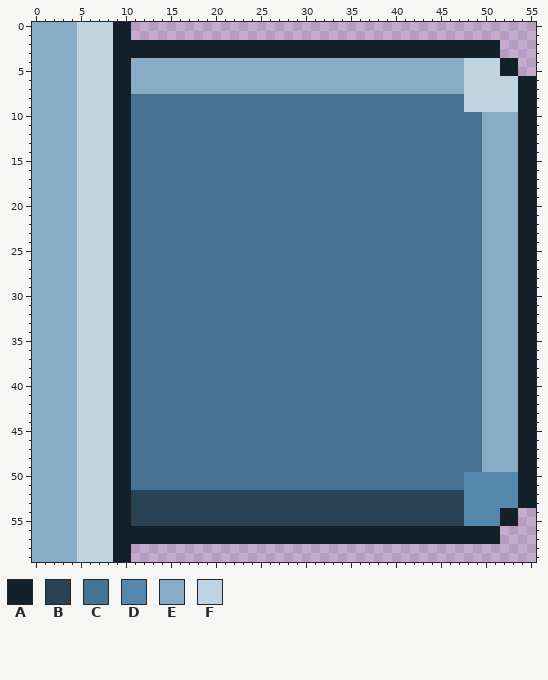
Pixel-art sprite, stored at textures/base/pack/tab_right_active.png. This is how it looked before the edit.
The file is 57x60 pixels. Pixels under 10% opacity are left out. Colours within 5 levels of each other are drawn and written as one. The old version is drawn lined up with the new one, on the new canvas.
Palette (. is transparent): A #142029  B #284153  C #467393  D #5387ac  E #88acc5  F #c0d3e1
Pixels before (only the part around the change), first column x 0:
 0 EEEEEFFFFAA.............................................
 1 EEEEEFFFFAA.............................................
 2 EEEEEFFFFAAAAAAAAAAAAAAAAAAAAAAAAAAAAAAAAAAAAAAAAAAA....
 3 EEEEEFFFFAAAAAAAAAAAAAAAAAAAAAAAAAAAAAAAAAAAAAAAAAAA....
 4 EEEEEFFFFAAEEEEEEEEEEEEEEEEEEEEEEEEEEEEEEEEEEEEEFFFFAA..
 5 EEEEEFFFFAAEEEEEEEEEEEEEEEEEEEEEEEEEEEEEEEEEEEEEFFFFAA..
 6 EEEEEFFFFAAEEEEEEEEEEEEEEEEEEEEEEEEEEEEEEEEEEEEEFFFFFFAA
 7 EEEEEFFFFAAEEEEEEEEEEEEEEEEEEEEEEEEEEEEEEEEEEEEEFFFFFFAA
 8 EEEEEFFFFAACCCCCCCCCCCCCCCCCCCCCCCCCCCCCCCCCCCCCFFFFFFAA
 9 EEEEEFFFFAACCCCCCCCCCCCCCCCCCCCCCCCCCCCCCCCCCCCCFFFFFFAA
10 EEEEEFFFFAACCCCCCCCCCCCCCCCCCCCCCCCCCCCCCCCCCCCCCCEEEEAA
11 EEEEEFFFFAACCCCCCCCCCCCCCCCCCCCCCCCCCCCCCCCCCCCCCCEEEEAA
12 EEEEEFFFFAACCCCCCCCCCCCCCCCCCCCCCCCCCCCCCCCCCCCCCCEEEEAA
13 EEEEEFFFFAACCCCCCCCCCCCCCCCCCCCCCCCCCCCCCCCCCCCCCCEEEEAA
14 EEEEEFFFFAACCCCCCCCCCCCCCCCCCCCCCCCCCCCCCCCCCCCCCCEEEEAA
15 EEEEEFFFFAACCCCCCCCCCCCCCCCCCCCCCCCCCCCCCCCCCCCCCCEEEEAA
16 EEEEEFFFFAACCCCCCCCCCCCCCCCCCCCCCCCCCCCCCCCCCCCCCCEEEEAA
17 EEEEEFFFFAACCCCCCCCCCCCCCCCCCCCCCCCCCCCCCCCCCCCCCCEEEEAA
18 EEEEEFFFFAACCCCCCCCCCCCCCCCCCCCCCCCCCCCCCCCCCCCCCCEEEEAA
19 EEEEEFFFFAACCCCCCCCCCCCCCCCCCCCCCCCCCCCCCCCCCCCCCCEEEEAA
20 EEEEEFFFFAACCCCCCCCCCCCCCCCCCCCCCCCCCCCCCCCCCCCCCCEEEEAA
21 EEEEEFFFFAACCCCCCCCCCCCCCCCCCCCCCCCCCCCCCCCCCCCCCCEEEEAA
22 EEEEEFFFFAACCCCCCCCCCCCCCCCCCCCCCCCCCCCCCCCCCCCCCCEEEEAA
23 EEEEEFFFFAACCCCCCCCCCCCCCCCCCCCCCCCCCCCCCCCCCCCCCCEEEEAA
24 EEEEEFFFFAACCCCCCCCCCCCCCCCCCCCCCCCCCCCCCCCCCCCCCCEEEEAA
25 EEEEEFFFFAACCCCCCCCCCCCCCCCCCCCCCCCCCCCCCCCCCCCCCCEEEEAA
26 EEEEEFFFFAACCCCCCCCCCCCCCCCCCCCCCCCCCCCCCCCCCCCCCCEEEEAA
27 EEEEEFFFFAACCCCCCCCCCCCCCCCCCCCCCCCCCCCCCCCCCCCCCCEEEEAA
28 EEEEEFFFFAACCCCCCCCCCCCCCCCCCCCCCCCCCCCCCCCCCCCCCCEEEEAA
29 EEEEEFFFFAACCCCCCCCCCCCCCCCCCCCCCCCCCCCCCCCCCCCCCCEEEEAA
30 EEEEEFFFFAACCCCCCCCCCCCCCCCCCCCCCCCCCCCCCCCCCCCCCCEEEEAA
31 EEEEEFFFFAACCCCCCCCCCCCCCCCCCCCCCCCCCCCCCCCCCCCCCCEEEEAA
32 EEEEEFFFFAACCCCCCCCCCCCCCCCCCCCCCCCCCCCCCCCCCCCCCCEEEEAA
33 EEEEEFFFFAACCCCCCCCCCCCCCCCCCCCCCCCCCCCCCCCCCCCCCCEEEEAA
34 EEEEEFFFFAACCCCCCCCCCCCCCCCCCCCCCCCCCCCCCCCCCCCCCCEEEEAA
35 EEEEEFFFFAACCCCCCCCCCCCCCCCCCCCCCCCCCCCCCCCCCCCCCCEEEEAA
36 EEEEEFFFFAACCCCCCCCCCCCCCCCCCCCCCCCCCCCCCCCCCCCCCCEEEEAA
37 EEEEEFFFFAACCCCCCCCCCCCCCCCCCCCCCCCCCCCCCCCCCCCCCCEEEEAA
38 EEEEEFFFFAACCCCCCCCCCCCCCCCCCCCCCCCCCCCCCCCCCCCCCCEEEEAA
39 EEEEEFFFFAACCCCCCCCCCCCCCCCCCCCCCCCCCCCCCCCCCCCCCCEEEEAA
40 EEEEEFFFFAACCCCCCCCCCCCCCCCCCCCCCCCCCCCCCCCCCCCCCCEEEEAA
41 EEEEEFFFFAACCCCCCCCCCCCCCCCCCCCCCCCCCCCCCCCCCCCCCCEEEEAA
42 EEEEEFFFFAACCCCCCCCCCCCCCCCCCCCCCCCCCCCCCCCCCCCCCCEEEEAA
43 EEEEEFFFFAACCCCCCCCCCCCCCCCCCCCCCCCCCCCCCCCCCCCCCCEEEEAA
44 EEEEEFFFFAACCCCCCCCCCCCCCCCCCCCCCCCCCCCCCCCCCCCCCCEEEEAA
45 EEEEEFFFFAACCCCCCCCCCCCCCCCCCCCCCCCCCCCCCCCCCCCCCCEEEEAA
46 EEEEEFFFFAACCCCCCCCCCCCCCCCCCCCCCCCCCCCCCCCCCCCCCCEEEEAA
47 EEEEEFFFFAACCCCCCCCCCCCCCCCCCCCCCCCCCCCCCCCCCCCCCCEEEEAA
48 EEEEEFFFFAACCCCCCCCCCCCCCCCCCCCCCCCCCCCCCCCCCCCCCCEEEEAA
49 EEEEEFFFFAACCCCCCCCCCCCCCCCCCCCCCCCCCCCCCCCCCCCCCCEEEEAA
50 EEEEEFFFFAACCCCCCCCCCCCCCCCCCCCCCCCCCCCCCCCCCCCCDDDDDDAA
51 EEEEEFFFFAACCCCCCCCCCCCCCCCCCCCCCCCCCCCCCCCCCCCCDDDDDDAA
52 EEEEEFFFFAABBBBBBBBBBBBBBBBBBBBBBBBBBBBBBBBBBBBBDDDDDDAA
53 EEEEEFFFFAABBBBBBBBBBBBBBBBBBBBBBBBBBBBBBBBBBBBBDDDDDDAA
54 EEEEEFFFFAABBBBBBBBBBBBBBBBBBBBBBBBBBBBBBBBBBBBBDDDDAA..
55 EEEEEFFFFAABBBBBBBBBBBBBBBBBBBBBBBBBBBBBBBBBBBBBDDDDAA..
56 EEEEEFFFFAAAAAAAAAAAAAAAAAAAAAAAAAAAAAAAAAAAAAAAAAAA....
57 EEEEEFFFFAAAAAAAAAAAAAAAAAAAAAAAAAAAAAAAAAAAAAAAAAAA....
58 EEEEEFFFFAA.............................................
59 EEEEEFFFFAA.............................................
Now the later version:
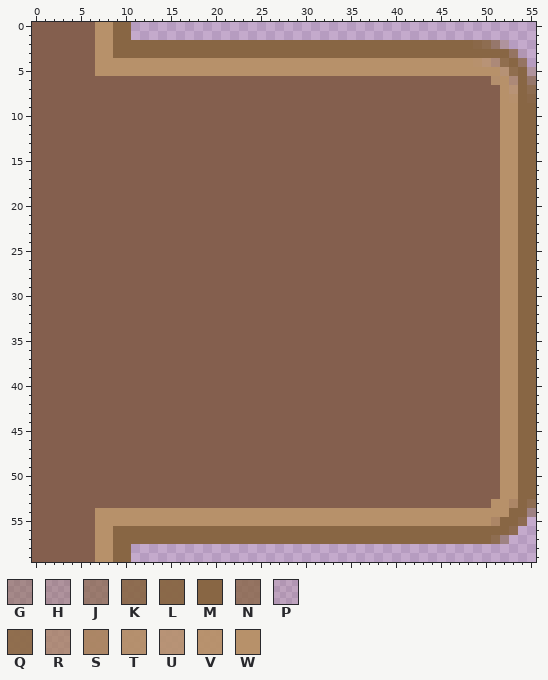
Colours new in this view: G #8667457f  H #87674559  J #886644af  K #886644e6  L #886644f5  M #886644  N #886545c9  P #8962451a  Q #8c6a46ef  R #a98360c0  S #aa845fef  T #b48e66ea  U #b69069dd  V #b7916af5  W #b7916a
Edits made:
canvas 57x60 -> 56x60, the old top-left corner now at -1,0 (the part of the old canvas that was cut away was empty and is not shown)
colour C: #467393 -> #845f4e
Changed rows in their new state; - is a pixel that keeps its letter.
first column x 0:
 0 CCCCCCCWWMM---------------------------------------------
 1 CCCCCCCWWMM---------------------------------------------
 2 CCCCCCCWWMMMMMMMMMMMMMMMMMMMMMMMMMMMMMMMMMMMMMMMMLKJH---
 3 CCCCCCCWWMMMMMMMMMMMMMMMMMMMMMMMMMMMMMMMMMMMMMMMMMMMMNP-
 4 CCCCCCCWWWWWWWWWWWWWWWWWWWWWWWWWWWWWWWWWWWWWWWWWWVURQMN-
 5 CCCCCCCWWWWWWWWWWWWWWWWWWWWWWWWWWWWWWWWWWWWWWWWWWWWWUQMH
 6 CCCCCCCCCCCCCCCCCCCCCCCCCCCCCCCCCCCCCCCCCCCCCCCCCCCTWRMJ
 7 CCCCCCCCCCCCCCCCCCCCCCCCCCCCCCCCCCCCCCCCCCCCCCCCCCCCWUMK
 8 CCCCCCCCCCC-------------------------------------CCCCWVML
 9 CCCCCCCCCCC-------------------------------------CCCCWWMM
10 CCCCCCCCCCC---------------------------------------CCWWMM
11 CCCCCCCCCCC---------------------------------------CCWWMM
12 CCCCCCCCCCC---------------------------------------CCWWMM
13 CCCCCCCCCCC---------------------------------------CCWWMM
14 CCCCCCCCCCC---------------------------------------CCWWMM
15 CCCCCCCCCCC---------------------------------------CCWWMM
16 CCCCCCCCCCC---------------------------------------CCWWMM
17 CCCCCCCCCCC---------------------------------------CCWWMM
18 CCCCCCCCCCC---------------------------------------CCWWMM
19 CCCCCCCCCCC---------------------------------------CCWWMM
20 CCCCCCCCCCC---------------------------------------CCWWMM
21 CCCCCCCCCCC---------------------------------------CCWWMM
22 CCCCCCCCCCC---------------------------------------CCWWMM
23 CCCCCCCCCCC---------------------------------------CCWWMM
24 CCCCCCCCCCC---------------------------------------CCWWMM
25 CCCCCCCCCCC---------------------------------------CCWWMM
26 CCCCCCCCCCC---------------------------------------CCWWMM
27 CCCCCCCCCCC---------------------------------------CCWWMM
28 CCCCCCCCCCC---------------------------------------CCWWMM
29 CCCCCCCCCCC---------------------------------------CCWWMM
30 CCCCCCCCCCC---------------------------------------CCWWMM
31 CCCCCCCCCCC---------------------------------------CCWWMM
32 CCCCCCCCCCC---------------------------------------CCWWMM
33 CCCCCCCCCCC---------------------------------------CCWWMM
34 CCCCCCCCCCC---------------------------------------CCWWMM
35 CCCCCCCCCCC---------------------------------------CCWWMM
36 CCCCCCCCCCC---------------------------------------CCWWMM
37 CCCCCCCCCCC---------------------------------------CCWWMM
38 CCCCCCCCCCC---------------------------------------CCWWMM
39 CCCCCCCCCCC---------------------------------------CCWWMM
40 CCCCCCCCCCC---------------------------------------CCWWMM
41 CCCCCCCCCCC---------------------------------------CCWWMM
42 CCCCCCCCCCC---------------------------------------CCWWMM
43 CCCCCCCCCCC---------------------------------------CCWWMM
44 CCCCCCCCCCC---------------------------------------CCWWMM
45 CCCCCCCCCCC---------------------------------------CCWWMM
46 CCCCCCCCCCC---------------------------------------CCWWMM
47 CCCCCCCCCCC---------------------------------------CCWWMM
48 CCCCCCCCCCC---------------------------------------CCWWMM
49 CCCCCCCCCCC---------------------------------------CCWWMM
50 CCCCCCCCCCC-------------------------------------CCCCWWMM
51 CCCCCCCCCCC-------------------------------------CCCCWWMM
52 CCCCCCCCCCCCCCCCCCCCCCCCCCCCCCCCCCCCCCCCCCCCCCCCCCCCWWMM
53 CCCCCCCCCCCCCCCCCCCCCCCCCCCCCCCCCCCCCCCCCCCCCCCCCCCWWSMK
54 CCCCCCCWWWWWWWWWWWWWWWWWWWWWWWWWWWWWWWWWWWWWWWWWWWWWWMMG
55 CCCCCCCWWWWWWWWWWWWWWWWWWWWWWWWWWWWWWWWWWWWWWWWWWWWSMMK-
56 CCCCCCCWWMMMMMMMMMMMMMMMMMMMMMMMMMMMMMMMMMMMMMMMMMMMMK--
57 CCCCCCCWWMMMMMMMMMMMMMMMMMMMMMMMMMMMMMMMMMMMMMMMMMMKG---
58 CCCCCCCWWMM---------------------------------------------
59 CCCCCCCWWMM---------------------------------------------
